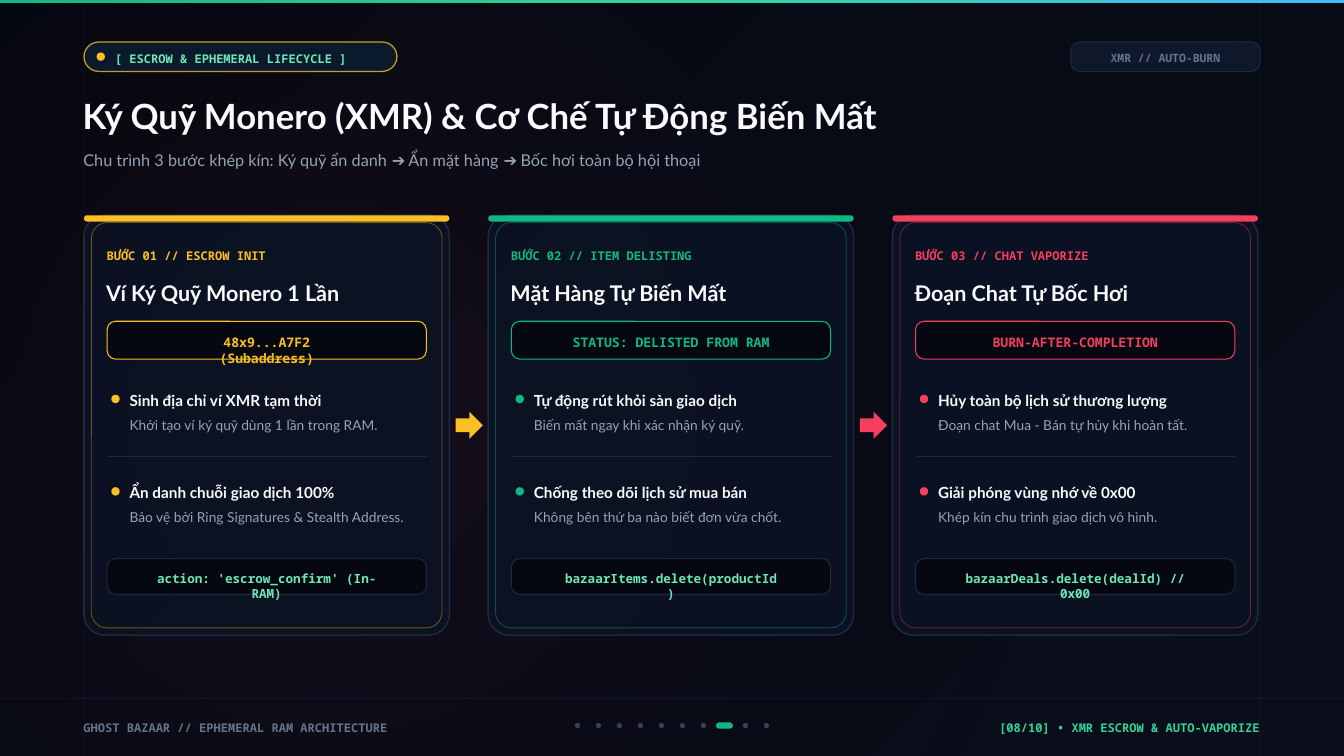
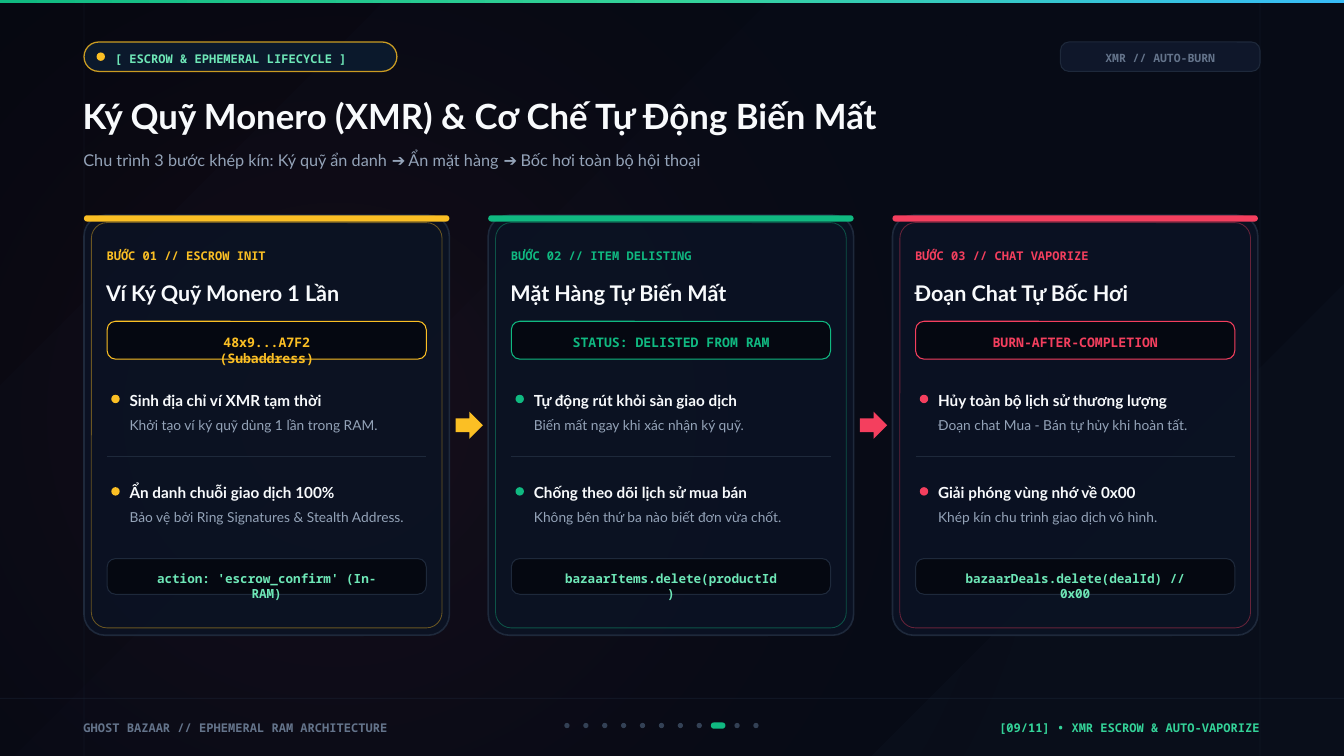
Before and after one commit to NgHuuPhu244/MQTT, a slide deck: slide 9 of Ghost_Bazaar_Presentation_Deck.pptx (slide 8 before the commit). Drawn at 1344x756 pixels with LibreOffice and Linux fonts; fonts in the diff are those of the drawing. Boxes give left, top, right and bottom in pixels: in the first picture for what was removed or moved away, otherwise in the second. Text is boxed around its words. In the diff, an @@ line names an element or a change of style, - is before the commit and + after.

```diff
--- a/Ghost_Bazaar_Presentation_Deck.pptx
+++ b/Ghost_Bazaar_Presentation_Deck.pptx
@@ rounded rectangle: place and size @@
-rounded rectangle at box(1071, 42, 1260, 72)
+rounded rectangle at box(1061, 42, 1260, 72)
@@ text "XMR // AUTO-BURN": place and size @@
-text "XMR // AUTO-BURN" at box(1111, 54, 1221, 62)
+text "XMR // AUTO-BURN" at box(1105, 54, 1215, 62)
@@ ellipse: place and size @@
-ellipse at box(575, 723, 580, 728)
+ellipse at box(565, 723, 570, 728)
@@ ellipse: place and size @@
-ellipse at box(596, 723, 601, 728)
+ellipse at box(584, 723, 589, 728)
@@ ellipse: place and size @@
-ellipse at box(617, 723, 622, 728)
+ellipse at box(602, 723, 607, 728)
@@ ellipse: place and size @@
-ellipse at box(638, 723, 643, 728)
+ellipse at box(621, 723, 626, 728)
@@ ellipse added at box(640, 723, 645, 728), fill #334155 @@
@@ ellipse: place and size @@
-ellipse at box(701, 723, 706, 728)
+ellipse at box(678, 723, 683, 728)
@@ ellipse: place and size @@
-ellipse at box(680, 723, 685, 728)
+ellipse at box(697, 723, 702, 728)
@@ rounded rectangle: place and size @@
-rounded rectangle at box(716, 723, 733, 729)
+rounded rectangle at box(711, 723, 726, 729)
@@ ellipse: place and size @@
-ellipse at box(764, 723, 769, 728)
+ellipse at box(735, 723, 740, 728)
@@ ellipse: place and size @@
-ellipse at box(743, 723, 748, 728)
+ellipse at box(753, 723, 758, 728)
@@ text at box(999, 723, 1260, 734): text changed @@
-[08/10] • XMR ESCROW & AUTO-VAPORIZE
+[09/11] • XMR ESCROW & AUTO-VAPORIZE
```
Also in this commit, not shown: 8 other slides changed, 2 slides added, 1 slide removed, 1 other file.
